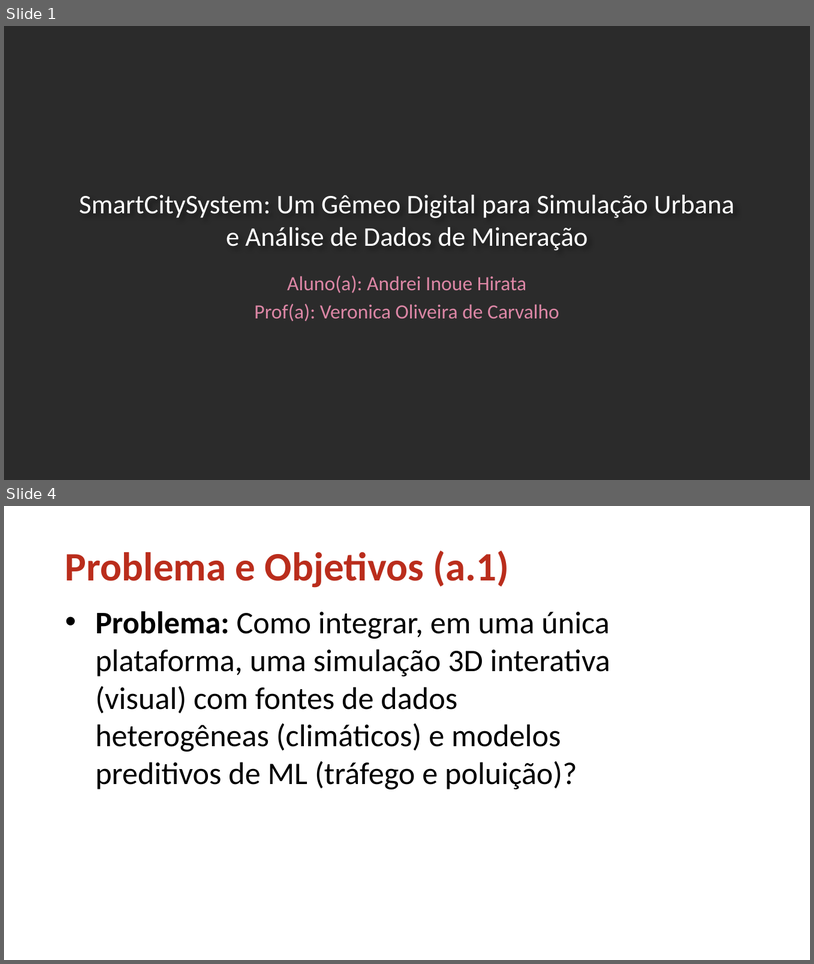
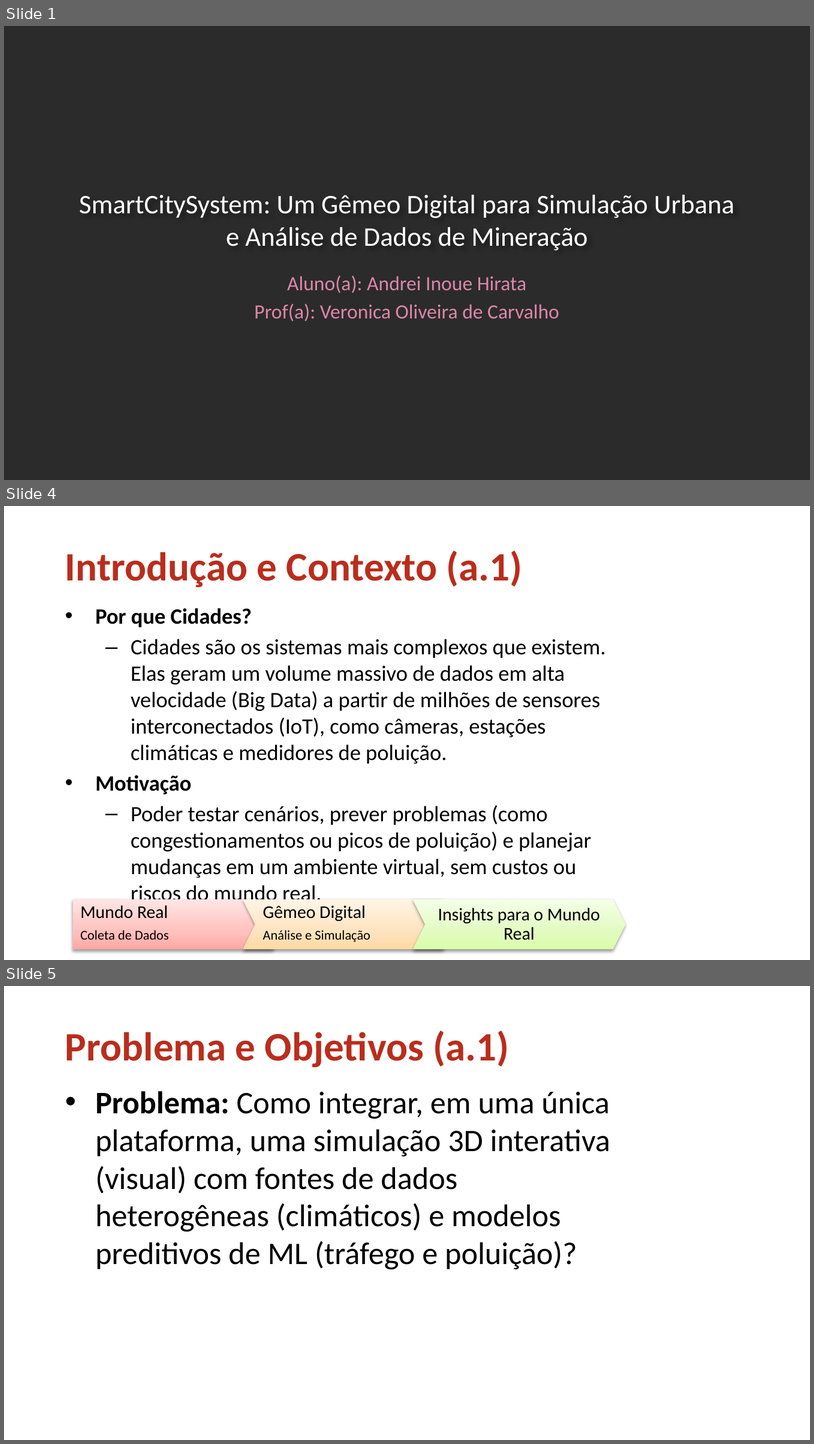
Before and after one commit to gitandreihirata/Unesp_Doutorado, a slide deck: Mineracao de Dados/Projeto Final/Smart City & Digital Twin - Andrei.pptx. Shown one above the other, each under a label of ours: slides 1 and 4 before the commit, slides 1, 4 and 5 after it; the slides between them are not shown. The pictures are 814x964 and 814x1444 pixels, drawn with LibreOffice and Linux fonts; fonts in the diff are those of the drawing; background and template pictures are left out; a plain dark background stands for a picture behind light text. Boxes give left, top, right and bottom in pixels: in the first picture for what was removed or moved away, otherwise in the second. Text is boxed around its words. In the diff, an @@ line names an element or a change of style, - is before the commit and + after.

```diff
--- a/Mineracao de Dados/Projeto Final/Smart City & Digital Twin - Andrei.pptx
+++ b/Mineracao de Dados/Projeto Final/Smart City & Digital Twin - Andrei.pptx
@@ slide 4 added at (4,506,810,960), background picture (left out) @@
@@ title added at (65,550,523,588), 36 pt, text #BA2D1C, bold @@
+Introdução e Contexto (a.1)
@@ text added at (95,608,606,906), 19.6 pt, text #000000 @@
+• Por que Cidades?
+  – Cidades são os sistemas mais complexos que existem. Elas geram um volume massivo de dados em alta velocidade (Big Data) a partir de milhões de sensores interconectados (IoT), como câmeras, estações climáticas e medidores de poluição.
+• Motivação
+  – Poder testar cenários, prever problemas (como congestionamentos ou picos de poluição) e planejar mudanças em um ambiente virtual, sem custos ou riscos do mundo real.
@@ group added at (72,899,626,949): 3 texts, 2 chevrons, 1 pentagon arrow @@
+Mundo Real
+  Coleta de Dados
+Gêmeo Digital
+  Análise e Simulação
+Insights para o Mundo Real
@@ what was slide 4 is now slide 5 @@
```
Also in this commit, not shown: 5 slides changed, 17 other files.
